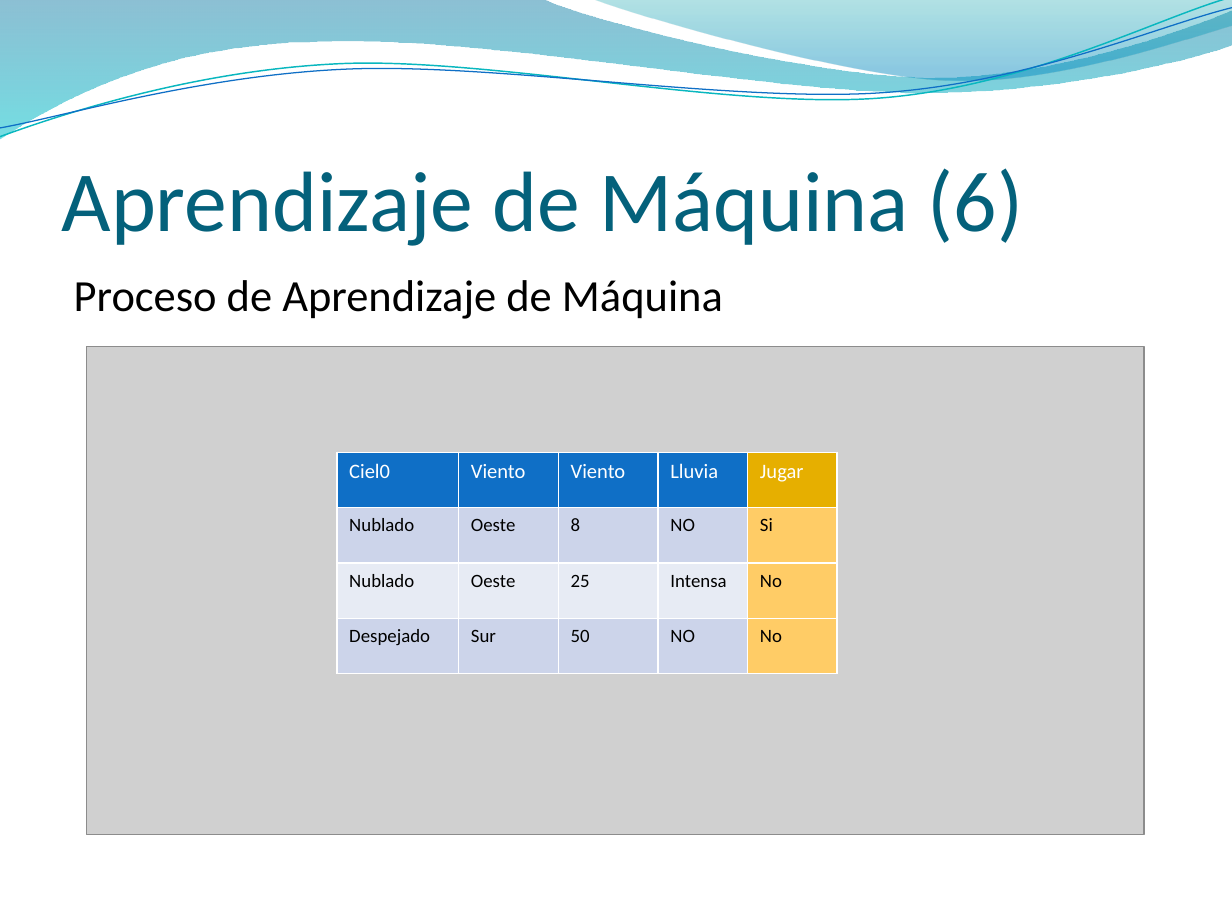
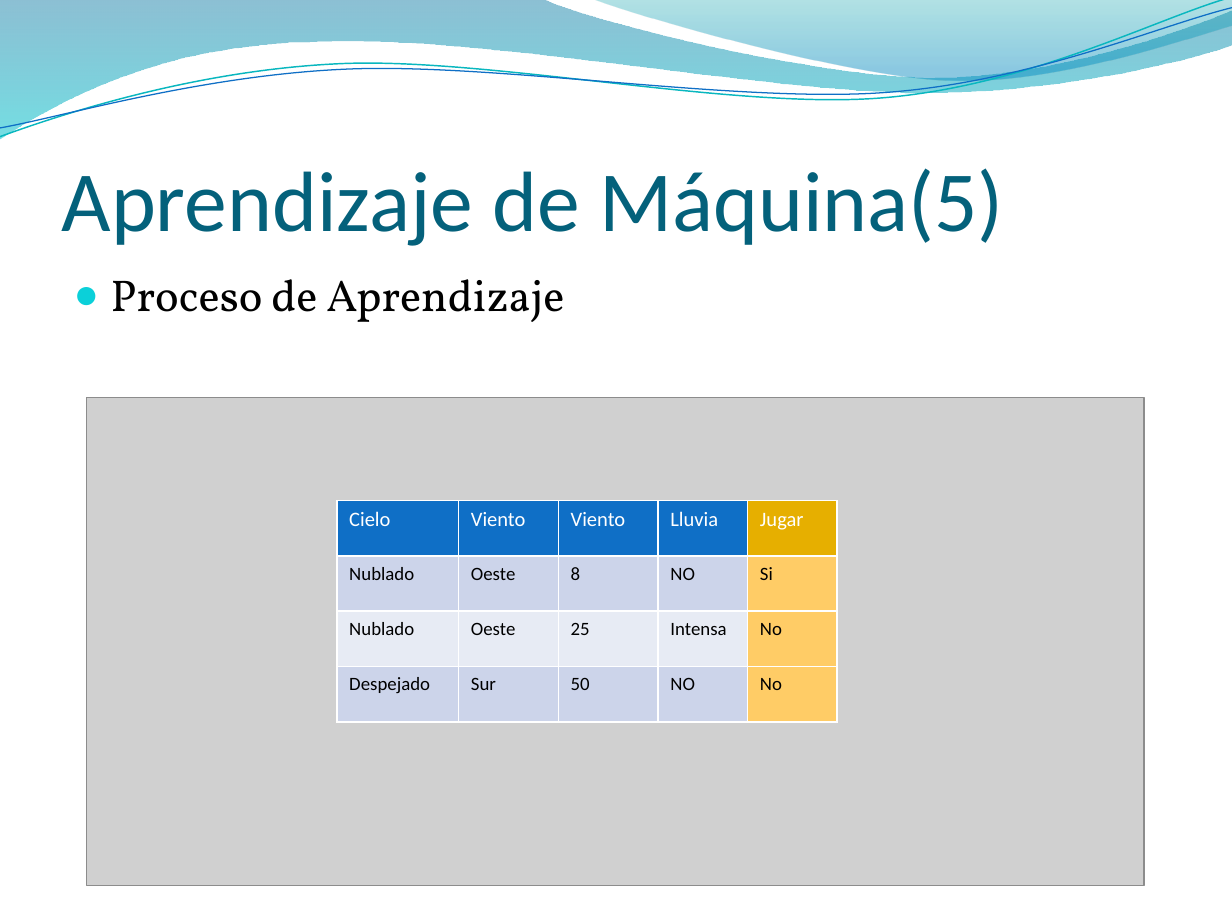
Before and after one commit to jaffadog/neuralito, a slide deck: slide 17 of neuralito/ArfGen/docs/Entregas/Informe Final/presentacion/esteban2.pptx (slide 13 before the commit). Drawn at 1232x924 pixels with LibreOffice and Linux fonts; fonts in the diff are those of the drawing; grey boxes stand for pictures; background and template pictures are left out. Boxes give left, top, right and bottom in pixels: in the first picture for what was removed or moved away, otherwise in the second. Text is boxed around its words. In the diff, an @@ line names an element or a change of style, - is before the commit and + after.

```diff
--- a/neuralito/ArfGen/docs/Entregas/Informe Final/presentacion/esteban2.pptx
+++ b/neuralito/ArfGen/docs/Entregas/Informe Final/presentacion/esteban2.pptx
@@ title at bbox=[62, 168, 1004, 246]: text changed @@
-Aprendizaje de Máquina (6)
+Aprendizaje de Máquina(5)
@@ text at bbox=[111, 279, 564, 322]: text changed; font Calibri to Vollkorn @@
-Proceso de Aprendizaje de Máquina
+● Proceso de Aprendizaje
@@ picture: place and size @@
-picture at bbox=[86, 346, 1143, 834]
+picture at bbox=[86, 397, 1143, 885]
@@ text removed at bbox=[518, 444, 644, 525] @@
-Hossegor Vans
@@ table: place and size @@
-table at bbox=[336, 452, 838, 674]
+table at bbox=[336, 500, 838, 722]
@@ table at bbox=[336, 500, 838, 722] @@
-row 1, column 1: Ciel0
+row 1, column 1: Cielo
```
Also in this commit, not shown: 21 other slides changed, 3 slides added, 1 slide removed.
